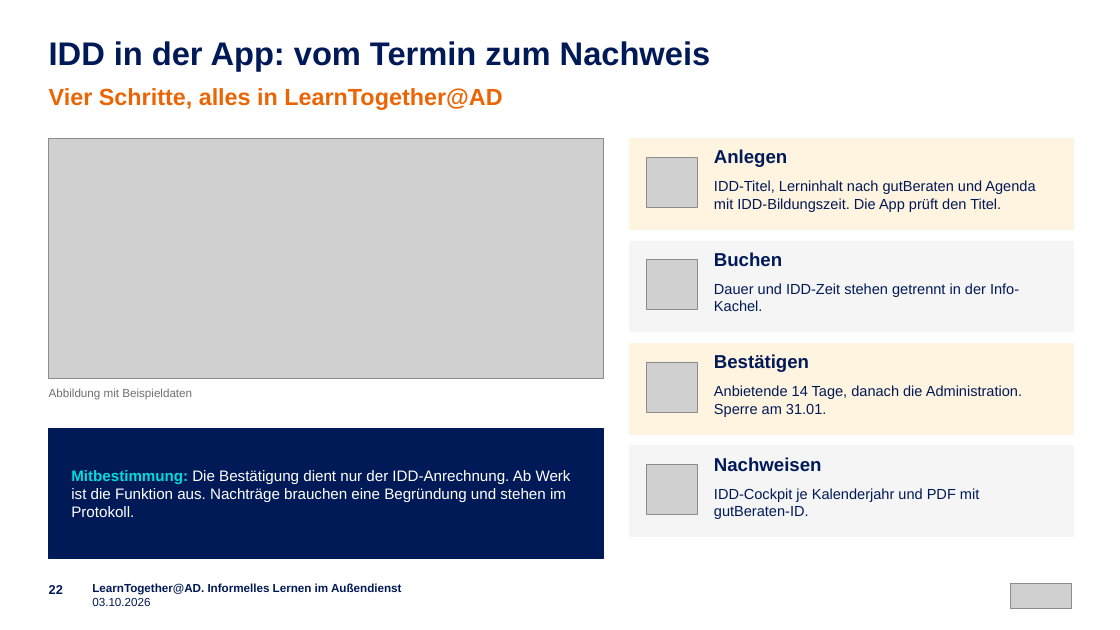
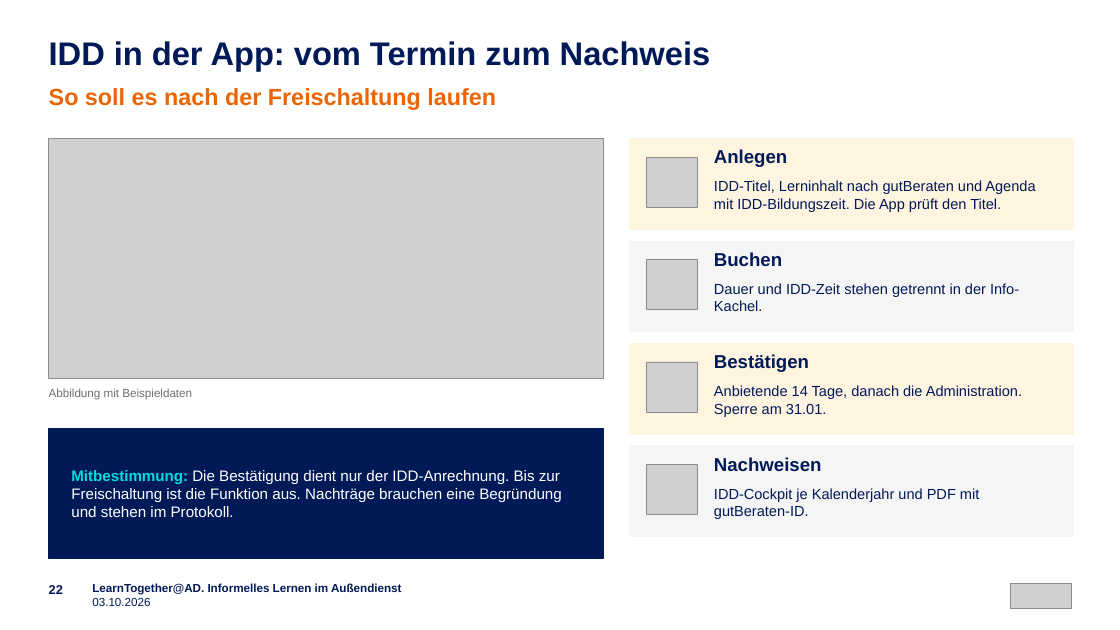
Before and after one commit to emplush/ruv_learntogether, a slide deck: slide 22 of docs/LearnTogether-AD_Praesentation.pptx. Drawn at 1120x630 pixels with LibreOffice and Linux fonts; fonts in the diff are those of the drawing; grey boxes stand for pictures. Boxes give left, top, right and bottom in pixels: in the first picture for what was removed or moved away, otherwise in the second. Text is boxed around its words. In the diff, an @@ line names an element or a change of style, - is before the commit and + after.

```diff
--- a/docs/LearnTogether-AD_Praesentation.pptx
+++ b/docs/LearnTogether-AD_Praesentation.pptx
@@ text at (49, 88, 496, 110): text changed @@
-Vier Schritte, alles in LearnTogether@AD
+So soll es nach der Freischaltung laufen
@@ text at (71, 470, 561, 517): text changed @@
-Mitbestimmung: Die Bestätigung dient nur der IDD-Anrechnung. Ab Werk ist die Funktion aus. Nachträge brauchen eine Begründung und stehen im Protokoll.
+Mitbestimmung: Die Bestätigung dient nur der IDD-Anrechnung. Bis zur Freischaltung ist die Funktion aus. Nachträge brauchen eine Begründung und stehen im Protokoll.
```
Also in this commit, not shown: 5 other slides changed, 1 other file.
